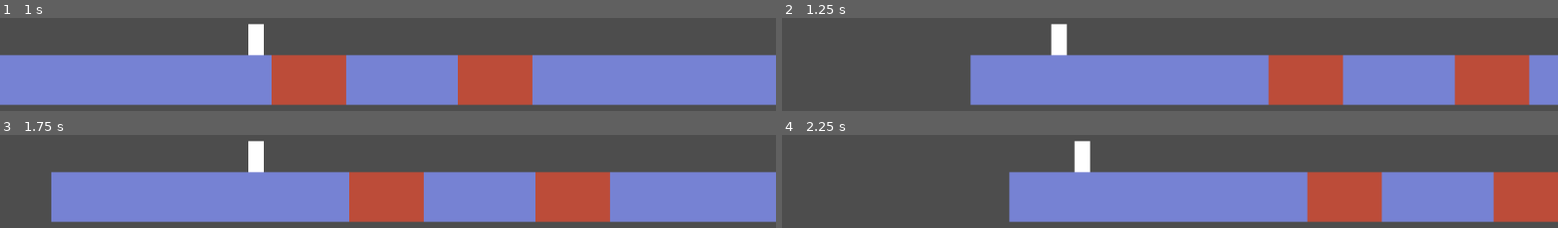
Above: before the commit, frames 1-4 (two rows, left to right).
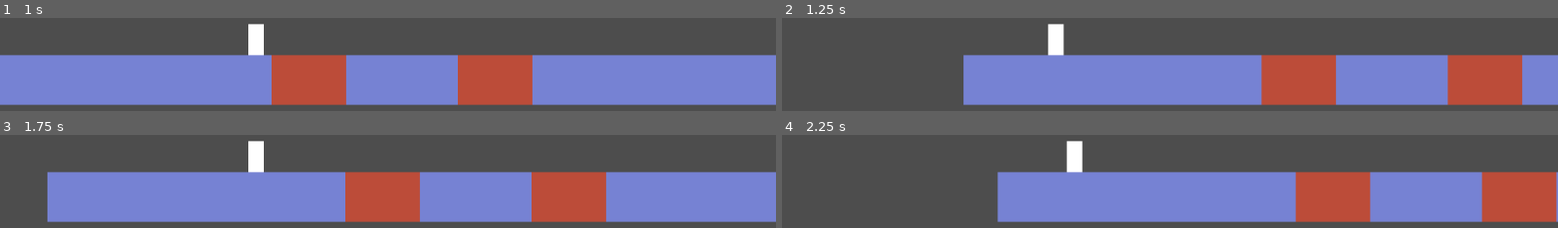
Above: after the commit, the same moments.

Repository: redpebble/trijam-314
Game: Godot game, scene res://scenes/level1.tscn
The game is run twice, just before and just after one commit, with the same random seed, the same clock (stepped at 60 frames per second) and the same inputs.
Inputs:
- Up to frame 1 (1 s): no input
- Up to frame 2 (1.25 s): no input
- Up to frame 3 (1.75 s): no input
- Up to frame 4 (2.25 s): no input

Frame 1 is identical in both runs. In frame 2, 3.1% of the frame differs, in the area x 23-97%, y 6-94%; in frame 3, 1.4%; in frame 4, 4.4%, in the area x 27-100%, y 6-94%.

Commit message:
implement rebound off of wall

Diff:
--- a/godot/scenes/character.gd
+++ b/godot/scenes/character.gd
@@ -9,6 +9,9 @@
 const JUMP_VELOCITY = -400.0
 
 var controller_state := Action.NONE
+var direction = 1 # 1 for right, -1 for left
+var hit_wall_pos = null
+var hit_wall = false
 
 func _physics_process(delta: float) -> void:
 	if not is_on_floor():
@@ -17,7 +20,11 @@
 	if controller_state == Action.JUMP and is_on_floor():
 		velocity.y = JUMP_VELOCITY
 
-	velocity.x = SPEED
+	if hit_wall:
+		hit_wall = false
+		rebound()
+
+	velocity.x = SPEED * direction
 
 	move_and_slide()
 
@@ -33,8 +40,15 @@
 			continue
 
 		match collider.collision_type:
+			LevelGeometry.Type.NEUTRAL: hit_wall = true
 			LevelGeometry.Type.HAZARD: hit_hazard.emit()
-			LevelGeometry.Type.GOAL:   hit_hazard.emit()
+			LevelGeometry.Type.GOAL:   hit_hazard.emit() # next level
+
+func rebound():
+	if hit_wall_pos == position:
+		direction *= -1 # reverse direction
+
+	hit_wall_pos = position
 
 func _on_pause_menu_action_selected(action:String) -> void:
 	controller_state = Action.get(action)
--- a/godot/scenes/level1.tscn
+++ b/godot/scenes/level1.tscn
@@ -27,17 +27,14 @@
 [sub_resource type="RectangleShape2D" id="RectangleShape2D_krlpe"]
 size = Vector2(632, 64)
 
-[sub_resource type="RectangleShape2D" id="RectangleShape2D_ckfn6"]
-size = Vector2(408, 64)
-
 [sub_resource type="RectangleShape2D" id="RectangleShape2D_xjqpe"]
 size = Vector2(96, 64)
 
 [sub_resource type="RectangleShape2D" id="RectangleShape2D_4bu4v"]
-size = Vector2(575.875, 208)
+size = Vector2(447.877, 208)
 
 [sub_resource type="RectangleShape2D" id="RectangleShape2D_tla6a"]
-size = Vector2(319.938, 256)
+size = Vector2(191.969, 256)
 
 [sub_resource type="RectangleShape2D" id="RectangleShape2D_1ednv"]
 size = Vector2(8, 56)
@@ -97,10 +94,6 @@
 position = Vector2(3716, 352)
 shape = SubResource("RectangleShape2D_krlpe")
 
-[node name="CollisionShape2D7" type="CollisionShape2D" parent="Geometry/Floors"]
-position = Vector2(2648, 296)
-shape = SubResource("RectangleShape2D_ckfn6")
-
 [node name="Hazards" type="StaticBody2D" parent="Geometry"]
 collision_layer = 4
 script = ExtResource("4_7pf31")
@@ -112,7 +105,7 @@
 debug_color = Color(0.890877, 0.300042, 0.329821, 0.42)
 
 [node name="CollisionShape2D2" type="CollisionShape2D" parent="Geometry/Hazards"]
-position = Vector2(1696.06, 264)
+position = Vector2(1504, 264)
 shape = SubResource("RectangleShape2D_4bu4v")
 debug_color = Color(0.890877, 0.300042, 0.329821, 0.42)
 
@@ -122,7 +115,7 @@
 debug_color = Color(0.890877, 0.300042, 0.329821, 0.42)
 
 [node name="CollisionShape2D4" type="CollisionShape2D" parent="Geometry/Hazards"]
-position = Vector2(2144.03, 288)
+position = Vector2(1823.95, 288)
 shape = SubResource("RectangleShape2D_tla6a")
 debug_color = Color(0.890877, 0.300042, 0.329821, 0.42)
 
Not shown: 1 places in godot/scenes/level1.tscn that only renumber resources
